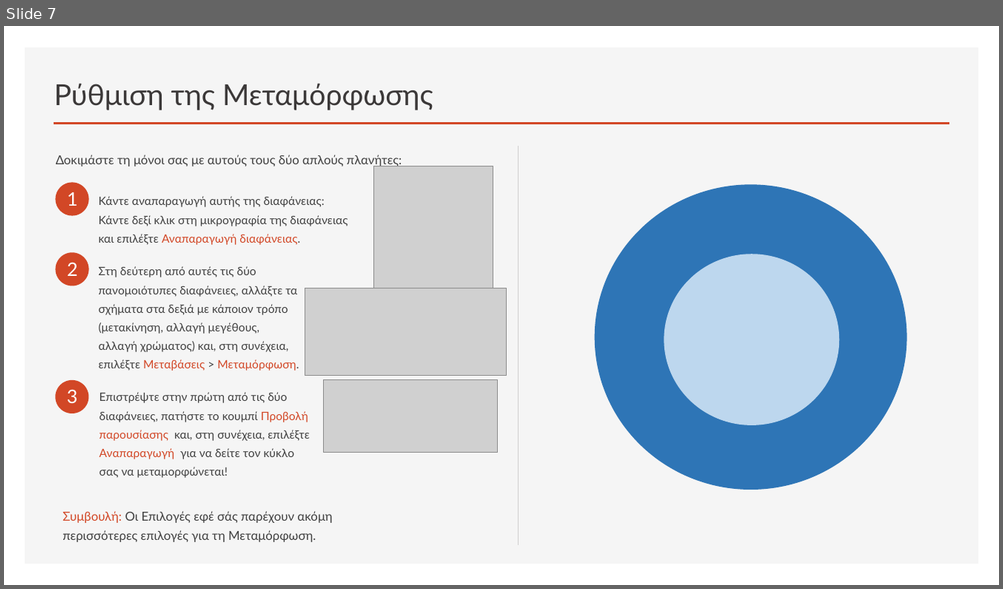
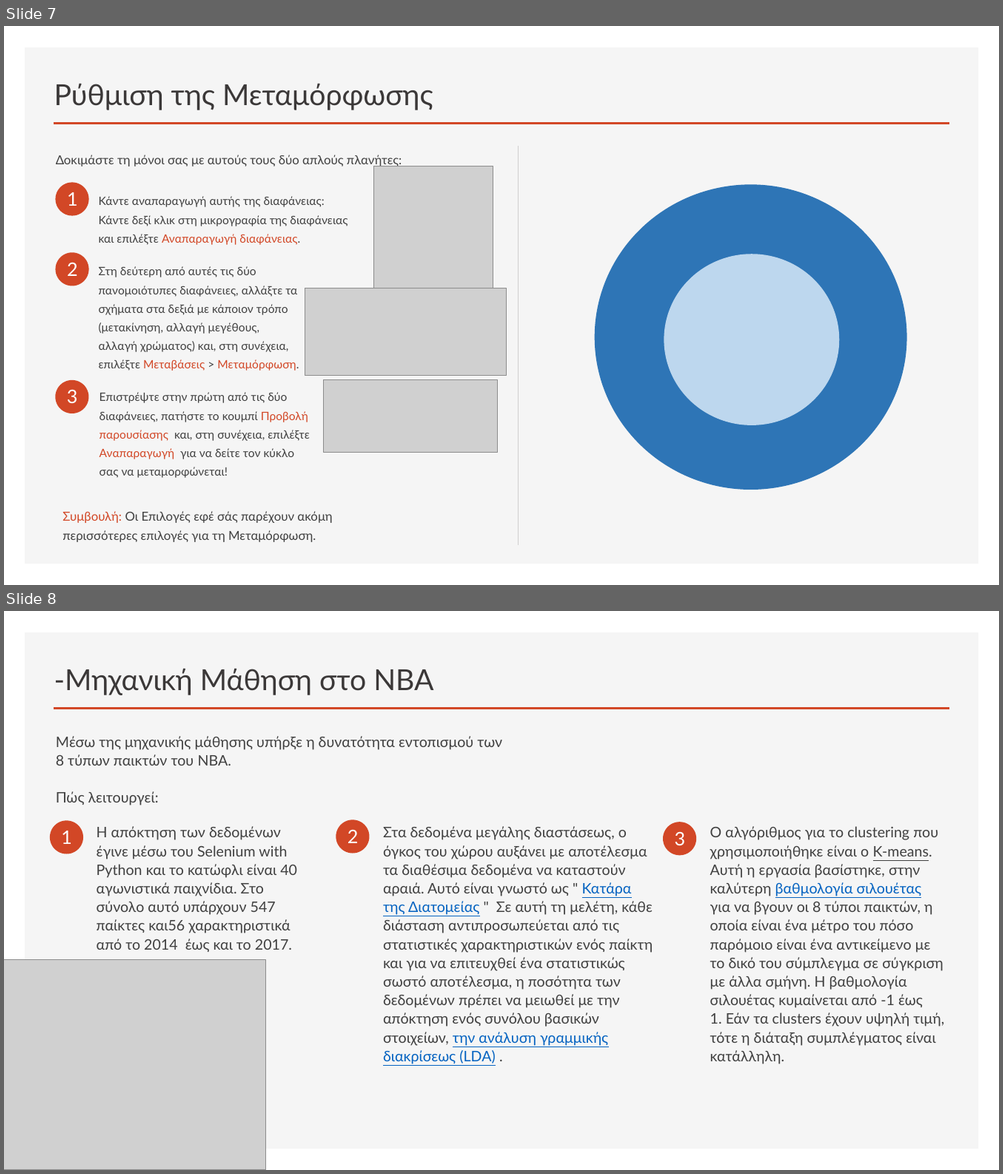
Before and after one commit to nikosbampis/Machine-Learning, a slide deck: machine-learning-12-13.pptx. Shown one above the other, each under a label of ours: slide 7 before the commit, slides 7 and 8 after it. The pictures are 1003x589 and 1003x1174 pixels, drawn with LibreOffice and Linux fonts; fonts in the diff are those of the drawing; grey boxes stand for pictures. Boxes give left, top, right and bottom in pixels: in the first picture for what was removed or moved away, otherwise in the second. Text is boxed around its words. In the diff, an @@ line names an element or a change of style, - is before the commit and + after.

```diff
--- a/machine-learning-12-13.pptx
+++ b/machine-learning-12-13.pptx
@@ slide 8 added at <box>4,611,999,1170</box>, background #FFFFFF; not listed: 2 template elements that a slide beside it also shows @@
@@ title added at <box>54,668,433,695</box>, 28 pt, text #3B3838 @@
+-Μηχανική Μάθηση στο NBA
@@ text added at <box>56,736,502,806</box>, 14 pt, text #404040 @@
+Mέσω της μηχανικής μάθησης υπήρξε η δυνατότητα εντοπισμού των 8 τύπων παικτών του NBA.
+Πώς λειτουργεί:
@@ ellipse added at <box>50,820,83,854</box>, fill #D24726 @@
@@ text added at <box>61,831,72,844</box>, 18 pt, text #FFFFFF @@
+1
@@ text added at <box>96,826,297,952</box>, 14 pt, text #404040 @@
+Η απόκτηση των δεδομένων έγινε μέσω του Selenium with Python και το κατώφλι είναι 40 αγωνιστικά παιχνίδια. Στο σύνολο αυτό υπάρχουν 547 παίκτες και56 χαρακτηριστικά από το 2014 έως και το 2017.
@@ ellipse added at <box>336,820,370,854</box>, fill #D24726 @@
@@ text added at <box>347,829,358,843</box>, 18 pt, text #FFFFFF @@
+2
@@ text added at <box>383,826,652,1065</box>, 14 pt, text #404040 @@
+Στα δεδομένα μεγάλης διαστάσεως, ο όγκος του χώρου αυξάνει με αποτέλεσμα τα διαθέσιμα δεδομένα να καταστούν αραιά. Αυτό είναι γνωστό ως " Κατάρα της Διατομείας " Σε αυτή τη μελέτη, κάθε διάσταση αντιπροσωπεύεται από τις στατιστικές χαρακτηριστικών ενός παίκτη και για να επιτευχθεί ένα στατιστικώς σωστό αποτέλεσμα, η ποσότητα των δεδομένων πρέπει να μειωθεί με την απόκτηση ενός συνόλου βασικών στοιχείων, την ανάλυση γραμμικής διακρίσεως (LDA) .
@@ ellipse added at <box>663,822,697,856</box>, fill #D24726 @@
@@ text added at <box>674,832,686,846</box>, 18 pt, text #FFFFFF @@
+3
@@ text added at <box>710,826,944,1065</box>, 14 pt, text #404040 @@
+Ο αλγόριθμος για το clustering που χρησιμοποιήθηκε είναι ο K-means. Αυτή η εργασία βασίστηκε, στην καλύτερη βαθμολογία σιλουέτας για να βγουν οι 8 τύποι παικτών, η οποία είναι ένα μέτρο του πόσο παρόμοιο είναι ένα αντικείμενο με το δικό του σύμπλεγμα σε σύγκριση με άλλα σμήνη. Η βαθμολογία σιλουέτας κυμαίνεται από -1 έως 1. Εάν τα clusters έχουν υψηλή τιμή, τότε η διάταξη συμπλέγματος είναι κατάλληλη.
@@ picture added at <box>4,960,266,1170</box> @@
```
Also in this commit, not shown: 2 slides changed, 3 other slides added, 4 slides removed.
